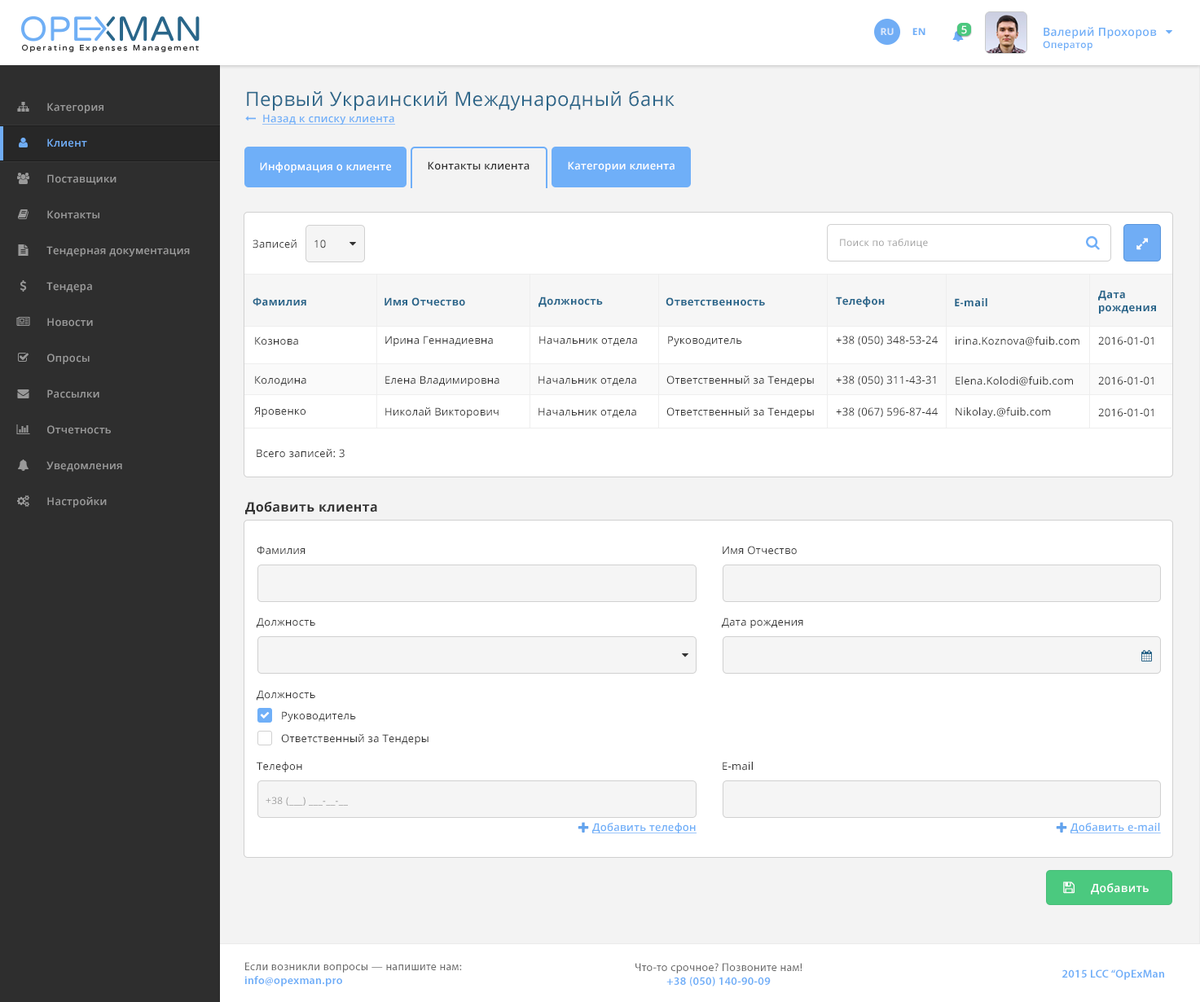
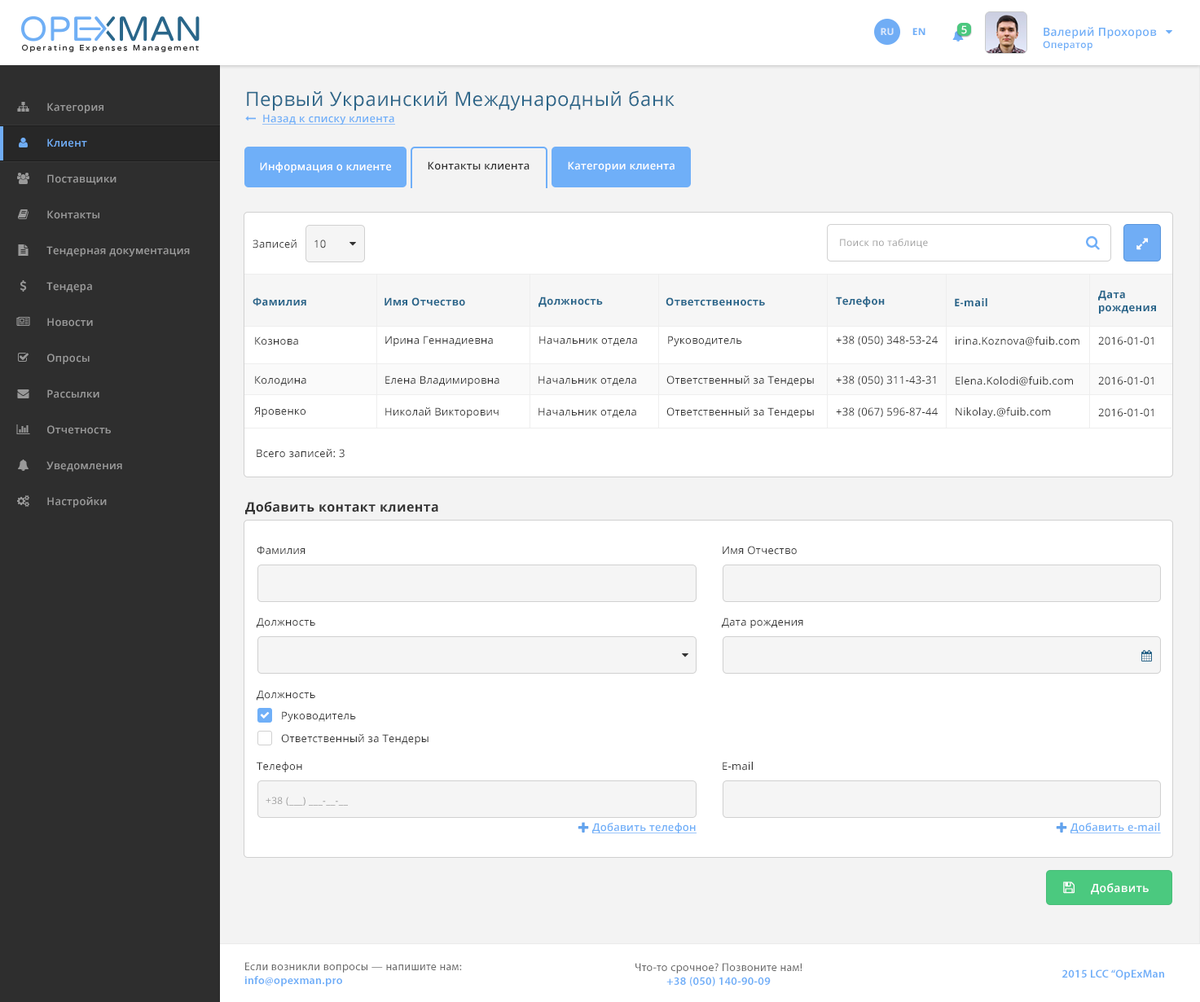
The second (1200, 1002) image is a revision of the first. Changes to its layers:
renamed "Добавить клиента" to "Добавить контакт клиента", painted on it over [326, 504, 439, 513]
